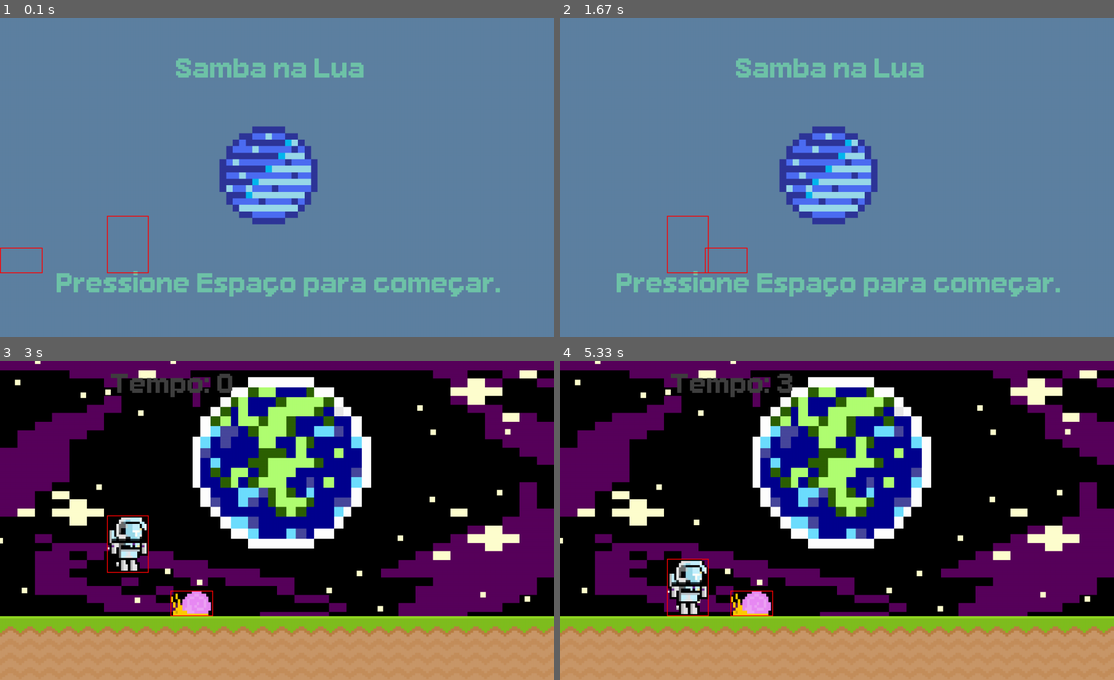
Above: before the commit, frames 1-4 (two rows, left to right).
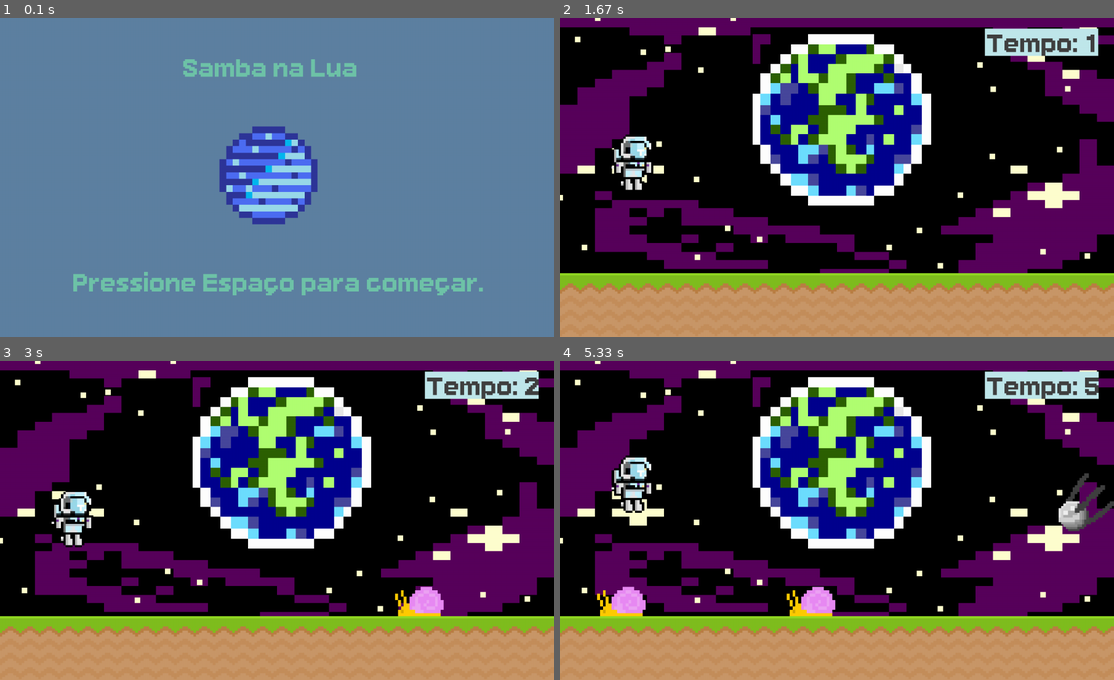
Above: after the commit, the same moments.

Repository: Guiabg/Pygame
Game: pygame game, started from Pygame-main/Game/sambanalua.py
The game is run twice, just before and just after one commit, with the same random seed, the same clock (stepped at 60 frames per second) and the same inputs.
Inputs (mouse positions are in pixels of both pictures, inside the frame that each line leads up to):
- Up to frame 1 (0.1 s): no input
- Up to frame 2 (1.67 s): tap Space at 0.33 s; press the mouse at (632, 244) at 0.7 s; move the mouse to (637, 257) at 0.8 s; release the mouse at (643, 270) at 0.93 s
- Up to frame 3 (3 s): tap Space at 2, 2.9 s
- Up to frame 4 (5.33 s): tap Space at 3.2 s; press the mouse at (632, 587) at 4.43 s; move the mouse to (670, 494) at 4.53 s; move the mouse to (709, 402) at 4.63 s; release the mouse at (709, 402) at 4.67 s

The runs differ from the first frame. In frame 1, 3.1% of the frame differs, in the area x 0-91%, y 12-88%; in frame 2, 100%, in the area x 0-100%, y 0-100%; in frame 3, 5.3%; in frame 4, 6.7%.

Commit message:
Bug consertado

Diff:
--- a/Pygame-main/Game/sambanalua.py
+++ b/Pygame-main/Game/sambanalua.py
@@ -3,22 +3,50 @@
 # Bibliotecas
 import pygame
 from sys import exit
+from random import randint
 
 #Pontuação
 def display_score():
     current_time = int (pygame.time.get_ticks() / 1000) - start_time
     score_surf = fonte_texto.render(f'Tempo: {current_time}', False, (64,64,64))
-    score_rect = score_surf.get_rect(center = (400,50))
+    score_rect = score_surf.get_rect(center = (1130,57))
+    pygame.draw.rect(screen, '#c0e8ec', score_rect)
+    pygame.draw.rect(screen, '#c0e8ec', score_rect,10)
     screen.blit(score_surf, score_rect)
+    return current_time
+
+#LOOP de inimigos
+def obstacle_movement(lista_inimigos):
+    if lista_inimigos:
+        for lista_inimigos_rect in lista_inimigos:
+            lista_inimigos_rect.x -= 6
+
+            if lista_inimigos_rect.bottom == 600:
+                screen.blit(snail_big, lista_inimigos_rect)
+            else:
+                screen.blit(antena_big, lista_inimigos_rect)
+
+        lista_inimigos = [obstacle for obstacle in lista_inimigos if obstacle.x > -150]
+
+        return lista_inimigos
+    else:
+        return []
+
+def collisions(astro,obstacles):
+    if obstacles:
+        for lista_inimigos_rect in obstacles:
+            if astro.colliderect(lista_inimigos_rect): return False
+    return True
 
 #Janela
 pygame.init()
 screen = pygame.display.set_mode((1300,750))
 pygame.display.set_caption('Samba na Lua')
 clock = pygame.time.Clock()
-fonte_texto = pygame.font.Font('Pygame-main\\font\\ari-w9500-display.ttf', 55)
+fonte_texto = pygame.font.Font('Pygame-main\\font\\ari-w9500-display.ttf', 50)
 jogo_ativo = False
 start_time = 0
+score = 0
 
 
 #Imagens e textos usados
@@ -26,7 +54,6 @@
 #Usamos convert para trabalhar melhor com as imagens no pygame, além de melhorar o desempenho do jogo.
 space_surf = pygame.image.load('Pygame-main\sprites\space.png').convert()
 ground_surf = pygame.image.load('Pygame-main\graphics\ground.png').convert()
-snail_surf = pygame.image.load('Pygame-main\graphics\snail\snail1.png').convert_alpha()
 #text_score_surf = fonte_texto.render('Teste.', False, (64,64,64))
 astro_surf = pygame.image.load('Pygame-main\\sprites\\spr_1.png').convert_alpha()
 planeta = pygame.image.load('Pygame-main\sprites\Objetos\planeta.png').convert_alpha()
@@ -35,20 +62,31 @@
 astro_big = pygame.transform.scale(astro_surf, (98,135))
 space_big = pygame.transform.scale(space_surf, (1300,650))
 ground_big = pygame.transform.scale(ground_surf, (1300,200))
-snail_big = pygame.transform.scale(snail_surf, (100,60))
 planeta= pygame.transform.scale(planeta, (230,230))
 
 #Posições e colisões
-snail_x_pos = 600
-#score_rect = text_score_surf.get_rect(center = (650, 50))
-snail_rect = snail_big.get_rect(bottomright = (100,600))
-astro_rect = astro_big.get_rect(midbottom = (300,600))
+#snail_x_pos = 600
+#score_rect = text_score_surf.get_rect(center = (650, 50))/
+astro_rect = astro_big.get_rect(midbottom = (170,600))
 planeta_rect = planeta.get_rect(center = (630,370))
+
 
 nome_jogo = fonte_texto.render('Samba na Lua', False, (111,196,169))
 nome_jogo_rect = nome_jogo.get_rect(center = (630,115))
 mensagem_jogo = fonte_texto.render('Pressione Espaço para começar.', False, (111,196,169))
 mensagem_jogo_rect = mensagem_jogo.get_rect(center = (650,620))
+
+#Inimigos
+snail_surf = pygame.image.load('Pygame-main\graphics\snail\snail1.png').convert_alpha()
+snail_big = pygame.transform.scale(snail_surf, (120,69))
+#snail_rect = snail_big.get_rect(bottomright = (100,600))
+antena_surf = pygame.image.load('Pygame-main\\sprites\Objetos\\antena.png').convert_alpha()
+antena_big = pygame.transform.scale(antena_surf, (130,136))
+lista_inimigos_rect = []
+
+#Timer
+obstacle_timer = pygame.USEREVENT + 1
+pygame.time.set_timer(obstacle_timer, 1500)
 
 #Gravidade
 astro_grav = 0
@@ -62,23 +100,30 @@
         if jogo_ativo:
             if event.type == pygame.MOUSEBUTTONDOWN:
                 if astro_rect.collidepoint(event.pos) and astro_rect.bottom >=600:
-                    astro_grav = -19
+                    astro_grav = -21
             '''if event.type == pygame.MOUSEBUTTONDOWN:
                 print('Mouse down')
             if event.type == pygame.MOUSEBUTTONUP:
                 print('Mouse up')'''
+
             #Controles
+
             if event.type == pygame.KEYDOWN:
                 if event.key == pygame.K_SPACE and astro_rect.bottom >=600:
-                    astro_grav = -19
+                    astro_grav = -21
         else:
             if event.type == pygame.KEYDOWN and event.key == pygame.K_SPACE:
                 jogo_ativo = True
-                snail_rect.left = 1000
                 start_time = int(pygame.time.get_ticks() / 1000)
+                lista_inimigos_rect.clear()
+
+        if event.type == obstacle_timer and jogo_ativo:
+            if randint(0,2):
+                lista_inimigos_rect.append(snail_big.get_rect(bottomright = (randint(1400,1600),600)))
+            else:
+                lista_inimigos_rect.append(antena_big.get_rect(midbottom = (randint(1400,1600),400)))
 
     if jogo_ativo:
-
         #Camadas
         screen.blit(space_big,(0,0))
         screen.blit(ground_big,(0,600))
@@ -88,40 +133,55 @@
         #pygame.draw.line(screen, 'Gold', (0,0), pygame.mouse.get_pos(), 10) - para uma linha apontar para a posição do mouse
 
         #screen.blit(text_score_surf,(score_rect))
-        display_score()
+        score = display_score()
         """snail_x_pos-=4
         if snail_x_pos <-100: snail_x_pos = 800"""
-        snail_rect.x -= 10
+        '''snail_rect.x -= 10
         if snail_rect.right <=0: snail_rect.left = 1300
 
-        screen.blit(snail_big,snail_rect)
+        screen.blit(snail_big,snail_rect)'''
         # print(player_rectangle.left) para ver a posição da linha de certo lado do retângulo.
         # player_rectangle.left +=1 irá mover o personagem para a esquerda da tela.
 
         #Astronauta
-        astro_grav +=0.5
+        astro_grav +=0.6
         astro_rect.y += astro_grav
         if astro_rect.bottom >=600:
             astro_rect.bottom = 600
+            astro_grav = 0
+
         screen.blit(astro_big, astro_rect)
-        if snail_rect.colliderect(astro_rect):
-            jogo_ativo = False
+
+
+        #Movimento dos inimigos
+        lista_inimigos_rect = obstacle_movement(lista_inimigos_rect)
+
+        jogo_ativo = collisions(astro_rect, lista_inimigos_rect)
+
     #Menu
     else:
         screen.fill((94,129,162))
         screen.blit(planeta, planeta_rect)
         screen.blit(nome_jogo, nome_jogo_rect)
-        screen.blit(mensagem_jogo, mensagem_jogo_rect)
+        score_message = fonte_texto.render(f'Sua pontuação: {score}', False, (111,196,169))
+        score_message_rect = score_message.get_rect(center = (650,200))
+
+        if score == 0:
+            screen.blit(mensagem_jogo, mensagem_jogo_rect)
+        else:
+            screen.blit(score_message,score_message_rect)
 
     #Teste de colisão
     # print(player_rectangle.colliderect(snail_rectangle)) para checar colisão entre dois objetos.
     """if astro_rect.colliderect(snail_rect):
         print('Collision')"""
-    pygame.draw.rect(screen, (255,0,0), astro_rect, 2)
-    pygame.draw.rect(screen, (255,0,0), snail_rect, 2)
+    #pygame.draw.rect(screen, (255,0,0), astro_rect, 2)
+    #pygame.draw.rect(screen, (255,0,0), snail_rect, 2)
     """mouse_pos = pygame.mouse.get_pos()
     if astro_rect.collidepoint((mouse_pos)):
         print(pygame.mouse.get_pressed())"""
+    '''if snail_rect.colliderect(astro_rect):
+            jogo_ativo = False'''
 
     #Tecla de atalho para sair
 
Binary file added: Pygame-main/sprites/Objetos/spr_1.png
